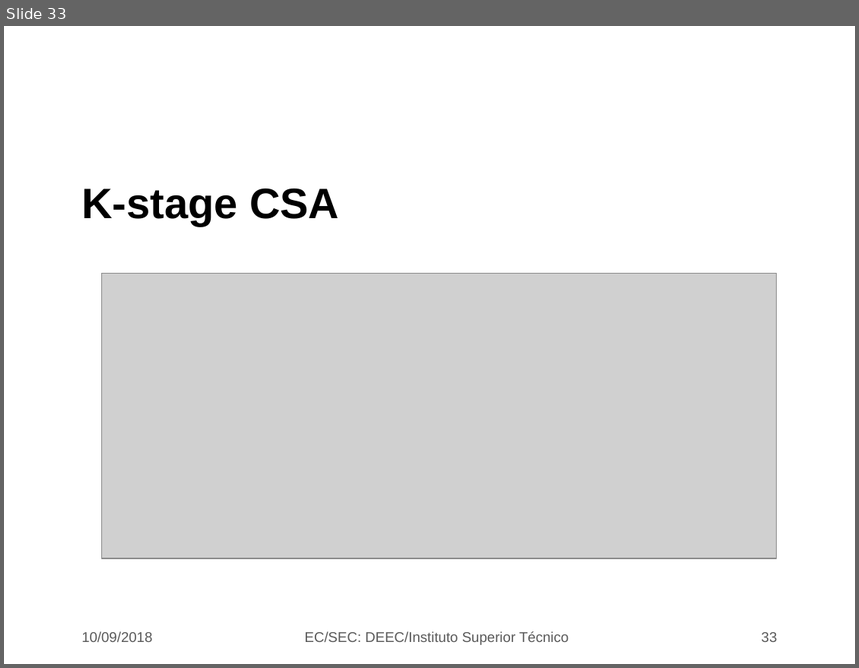
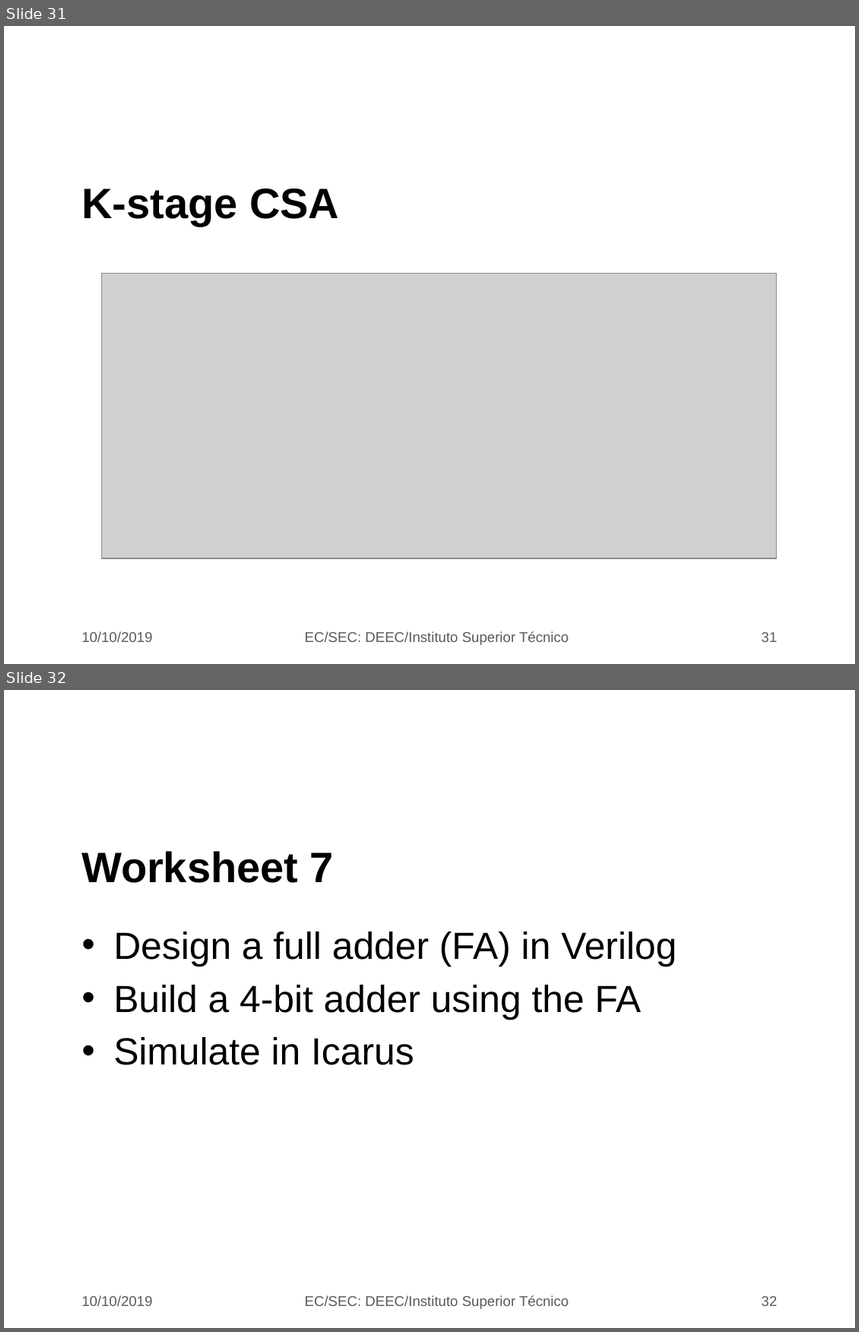
Before and after one commit to jjts/ist-sec, a slide deck: lectures/l7_adders_i/l7.odp. Shown one above the other, each under a label of ours: slide 33 before the commit, slides 31 and 32 after it. The pictures are 859x668 and 859x1332 pixels, drawn with LibreOffice and Linux fonts; fonts in the diff are those of the drawing; grey boxes stand for pictures; background and template pictures are left out. Boxes give left, top, right and bottom in pixels: in the first picture for what was removed or moved away, otherwise in the second. Text is boxed around its words. In the diff, an @@ line names an element or a change of style, - is before the commit and + after.

```diff
--- a/lectures/l7_adders_i/l7.odp
+++ b/lectures/l7_adders_i/l7.odp
@@ slide 32 added at box(4, 690, 855, 1328), background picture (left out) @@
@@ title added at box(82, 851, 334, 883), 36 pt, text #000000, bold @@
+Worksheet 7
@@ text added at box(113, 932, 677, 1065), 32 pt, text #000000 @@
+• Design a full adder (FA) in Verilog
+• Build a 4-bit adder using the FA
+• Simulate in Icarus
@@ text added at box(82, 1296, 152, 1306), 12 pt, text #595959 @@
+10/10/2019
@@ text added at box(305, 1296, 569, 1309), 12 pt, text #595959 @@
+EC/SEC: DEEC/Instituto Superior Técnico
@@ page number added at box(762, 1296, 778, 1306), 12 pt, text #595959 @@
+32
@@ what was slide 33 is now slide 31 @@
@@ slide 31 changed as well @@
@@ text at box(82, 632, 152, 642): text changed @@
-10/09/2018
+10/10/2019
@@ page number at box(762, 632, 778, 642): text changed @@
-33
+31
```
Also in this commit, not shown: 30 other slides changed, 2 slides removed.
